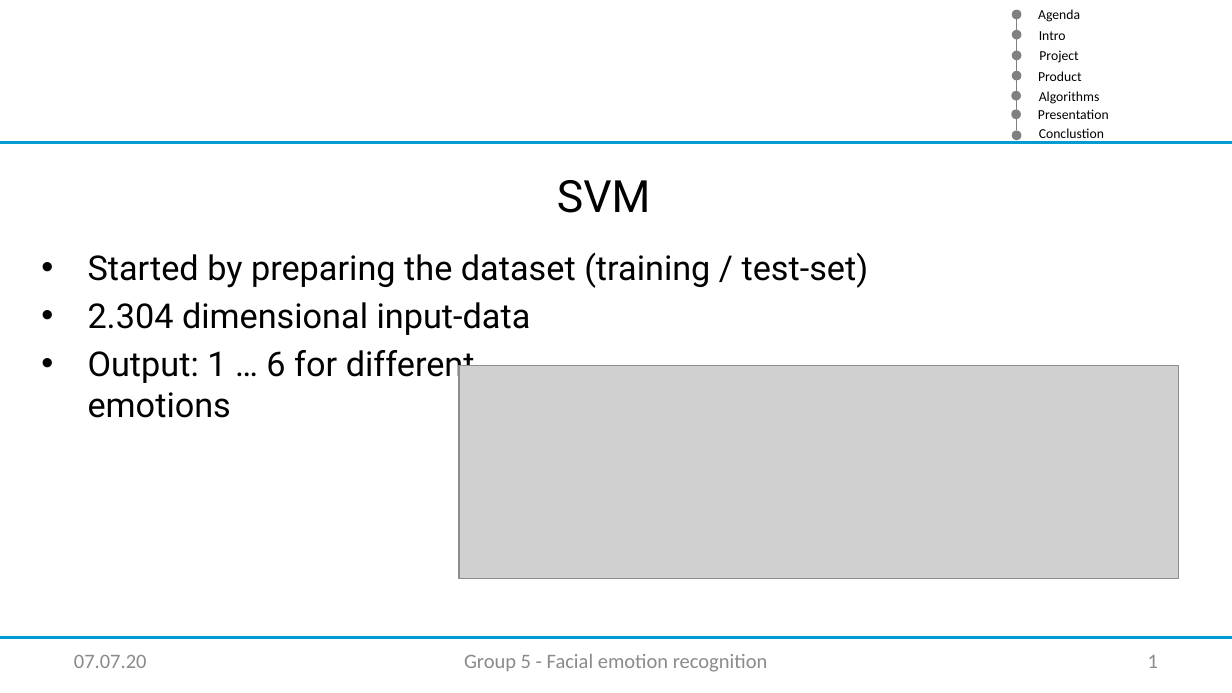
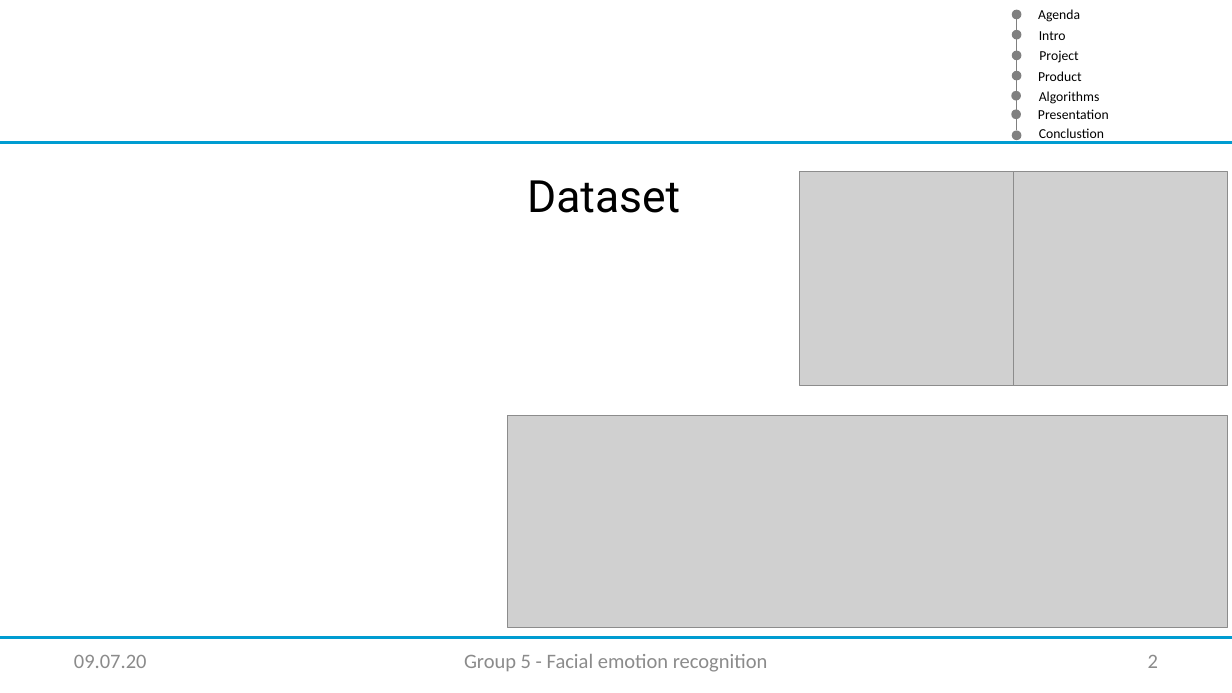
Before and after one commit to XamLe/facial_emotion, a slide deck: slide 2 of Documentation/SVM Folien.pptx (slide 1 before the commit). Drawn at 1232x693 pixels with LibreOffice and Linux fonts; fonts in the diff are those of the drawing; grey boxes stand for pictures; background and template pictures are left out. Boxes give left, top, right and bottom in pixels: in the first picture for what was removed or moved away, otherwise in the second. Text is boxed around its words. In the diff, an @@ line names an element or a change of style, - is before the commit and + after.

Commit message:
updates SVM slides

```diff
--- a/Documentation/SVM Folien.pptx
+++ b/Documentation/SVM Folien.pptx
@@ picture added at bbox=[800, 171, 1014, 386] @@
@@ picture added at bbox=[1014, 171, 1228, 386] @@
@@ text at bbox=[527, 180, 680, 213]: text changed @@
-SVM
+Dataset
@@ text removed at bbox=[88, 252, 869, 418] @@
-• Started by preparing the dataset (training / test-set)
-• 2.304 dimensional input-data
-• Output: 1 … 6 for different
-  emotions
@@ picture: place and size @@
-picture at bbox=[460, 366, 1179, 579]
+picture at bbox=[508, 415, 1227, 628]
@@ text at bbox=[74, 655, 147, 668]: text changed @@
-07.07.20
+09.07.20
@@ page number at bbox=[1148, 655, 1158, 668]: text changed @@
-1
+2
```
Also in this commit, not shown: 3 other slides changed, 1 slide added, 1 other file.
